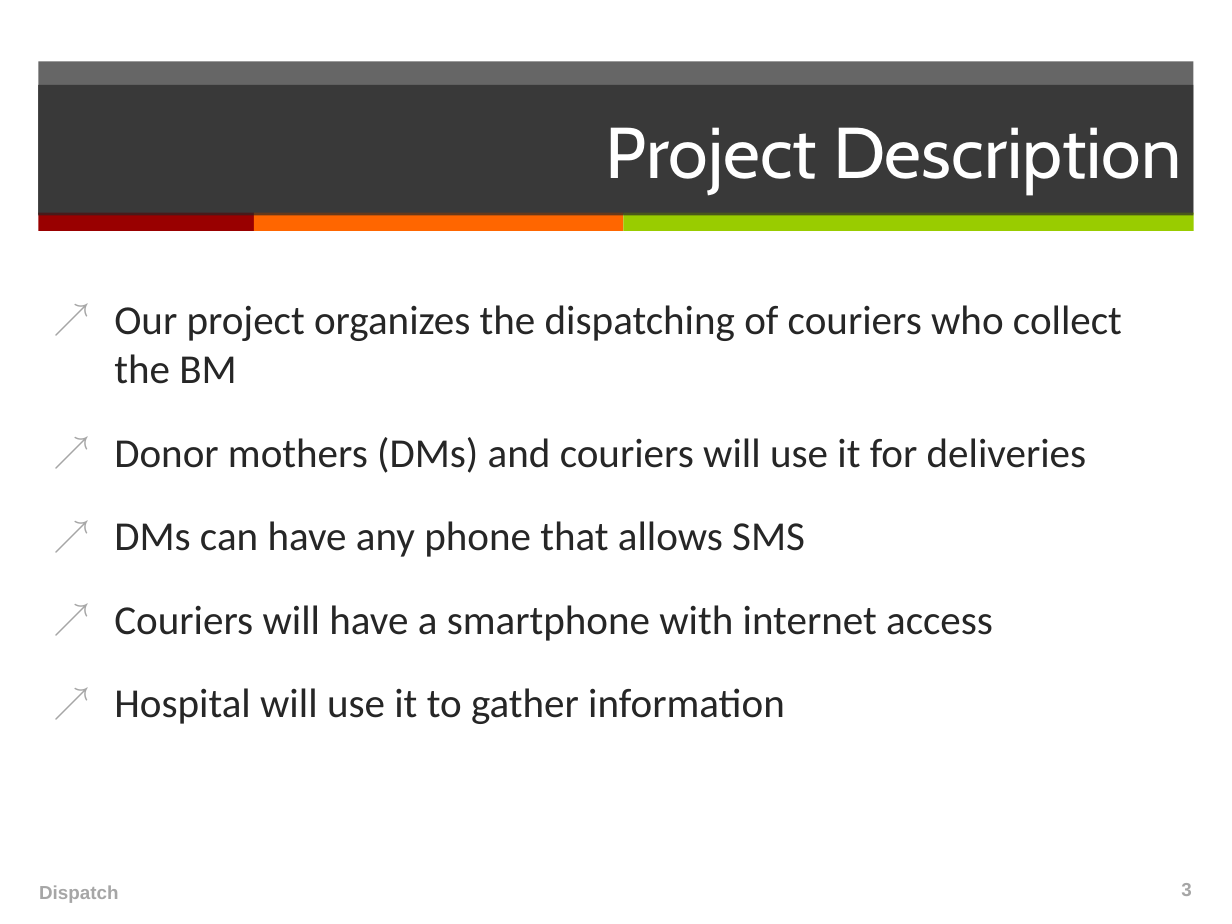
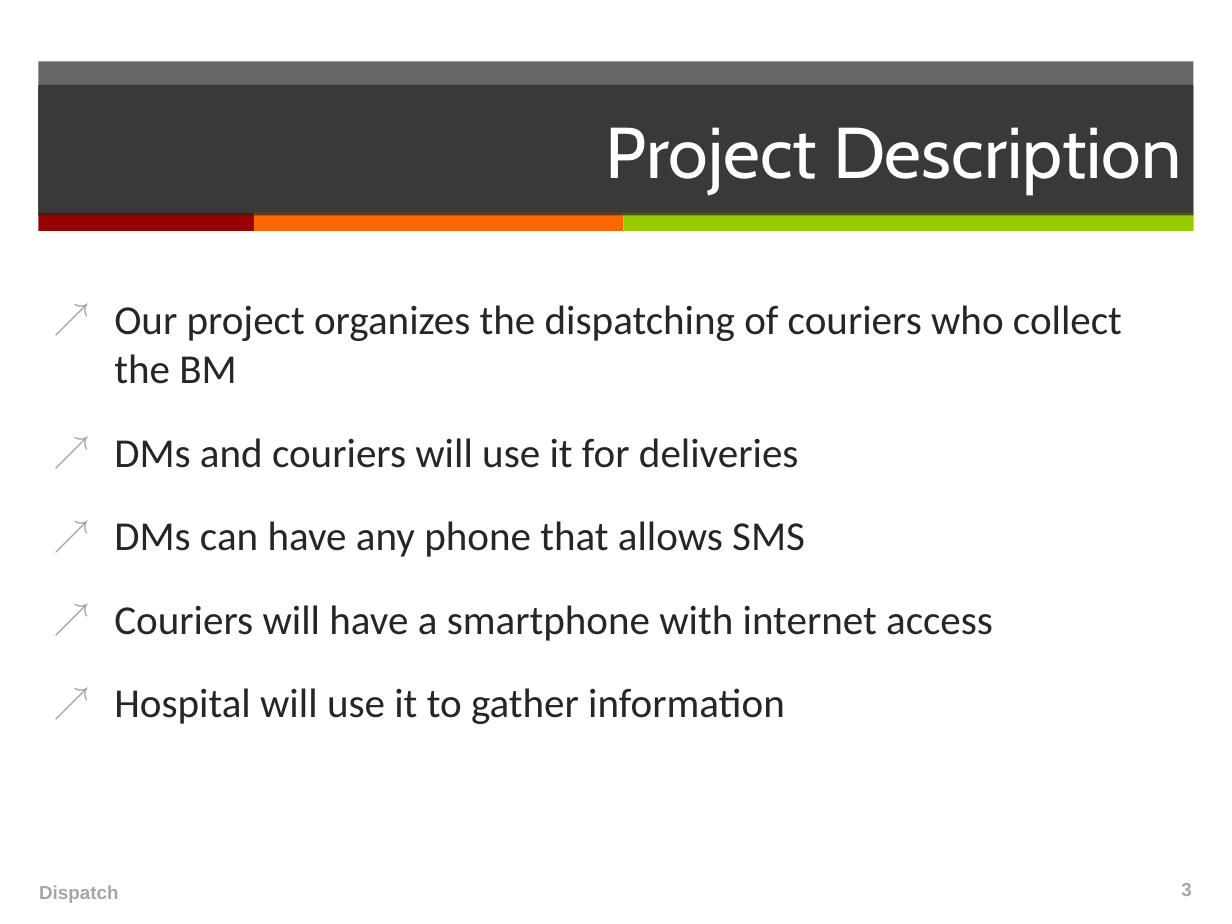
Before and after one commit to japacible/milk-banking-dispatch, a slide deck: slide 3 of presentations/presentation-draft-due-3-6.ppt. Drawn at 1232x924 pixels with LibreOffice and Linux fonts; fonts in the diff are those of the drawing. Boxes give left, top, right and bottom in pixels: in the first picture for what was removed or moved away, otherwise in the second. Text is boxed around its words. In the diff, an @@ line names an element or a change of style, - is before the commit and + after.

```diff
--- a/presentations/presentation-draft-due-3-6.ppt
+++ b/presentations/presentation-draft-due-3-6.ppt
@@ text at box(114, 438, 799, 468): text changed @@
-↗ Donor mothers (DMs) and couriers will use it for deliveries
+↗ DMs and couriers will use it for deliveries
```
Also in this commit, not shown: 1 other slide changed.
